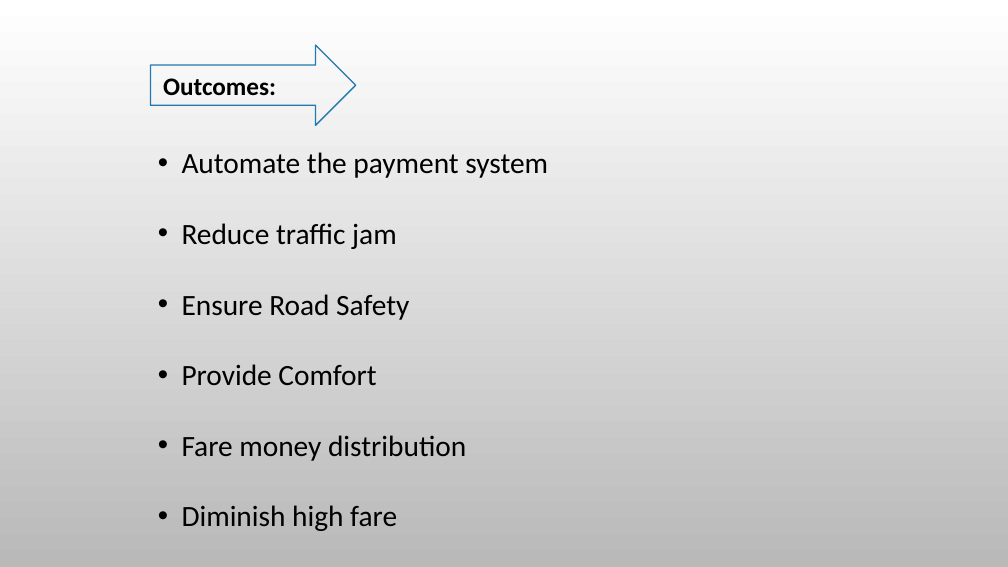
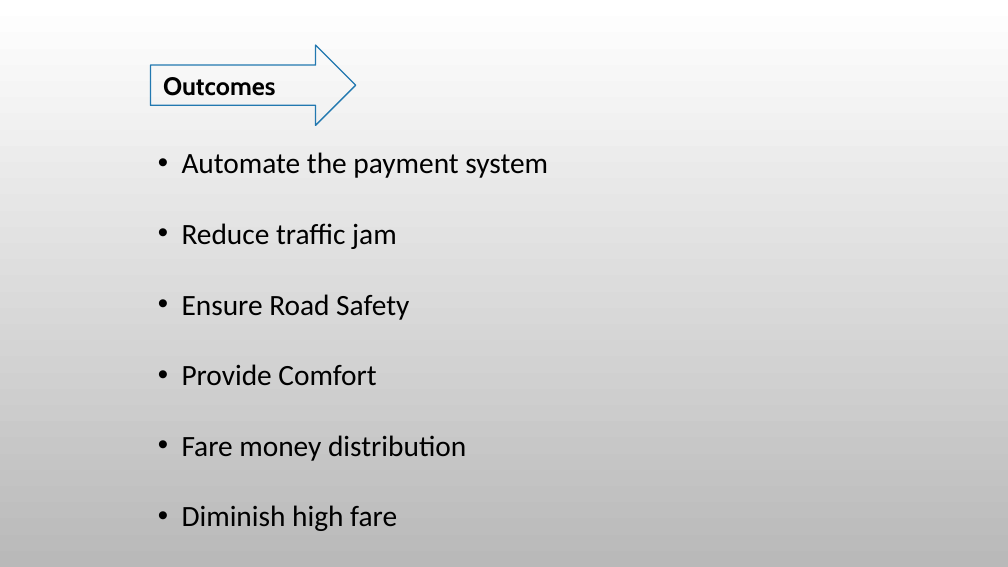
Before and after one commit to jubair172359/hacknsuseason4_TeamOyomoy, a slide deck: slide 7 of TeamOyomoy.pptx. Drawn at 1008x567 pixels with LibreOffice and Linux fonts; fonts in the diff are those of the drawing; background and template pictures are left out. Boxes give left, top, right and bottom in pixels: in the first picture for what was removed or moved away, otherwise in the second. Text is boxed around its words. In the diff, an @@ line names an element or a change of style, - is before the commit and + after.

```diff
--- a/TeamOyomoy.pptx
+++ b/TeamOyomoy.pptx
@@ text at [163, 77, 275, 96]: text changed; font Calibri to Cabin @@
-Outcomes:
+Outcomes
```
Also in this commit, not shown: 12 other slides changed.
